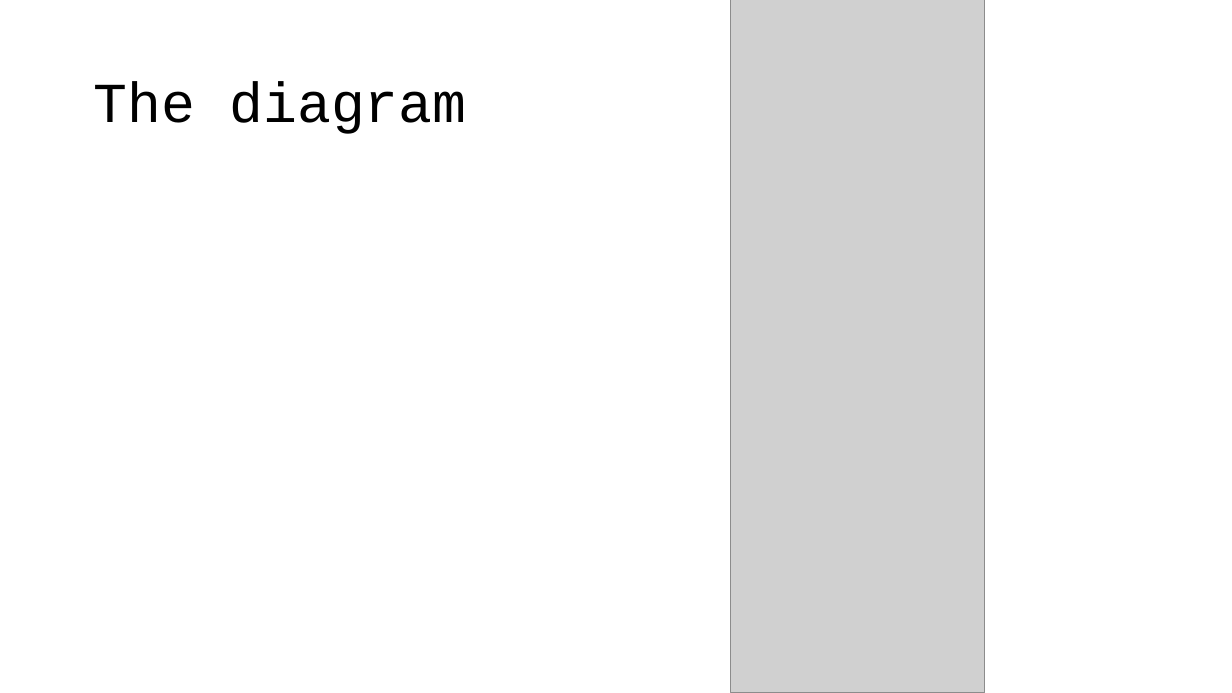
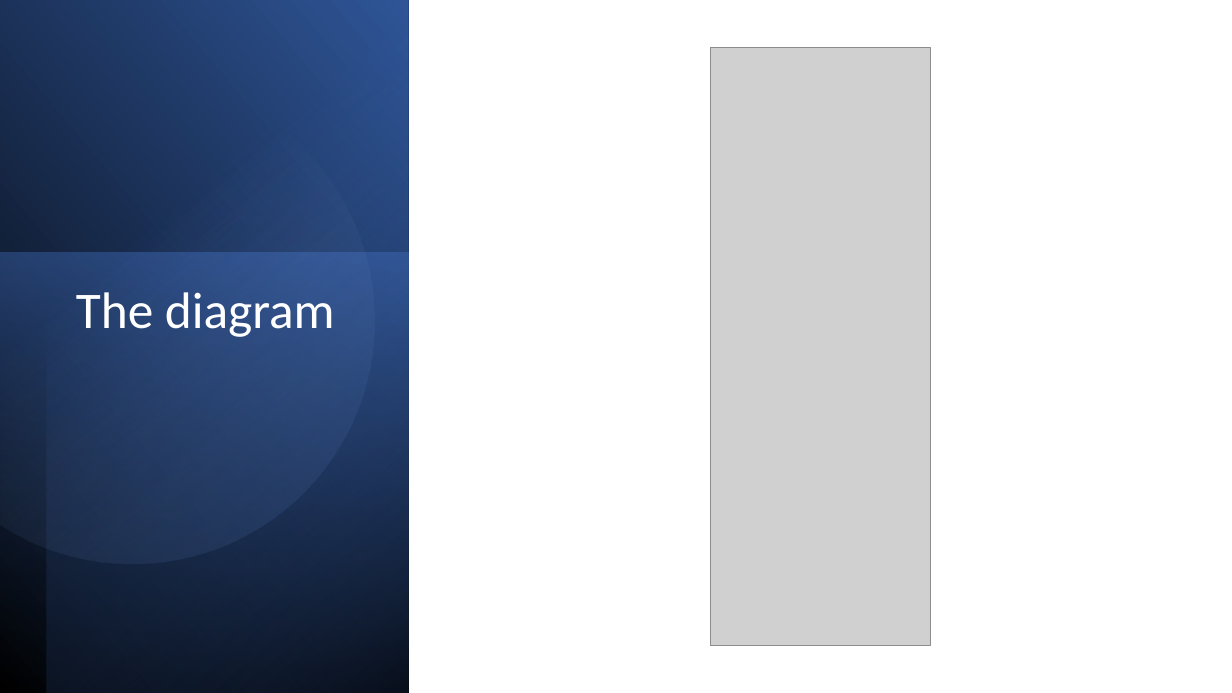
Before and after one commit to rahman-ashik/Demo-Game-Server, a slide deck: slide 4 of Game Server.pptx. Drawn at 1232x693 pixels with LibreOffice and Linux fonts; fonts in the diff are those of the drawing; grey boxes stand for pictures. Boxes give left, top, right and bottom in pixels: in the first picture for what was removed or moved away, otherwise in the second. Text is boxed around its words. In the diff, an @@ line names an element or a change of style, - is before the commit and + after.

```diff
--- a/Game Server.pptx
+++ b/Game Server.pptx
@@ rectangle added at (0, 0, 409, 693), fill gradient #000000 to #2F5597 @@
@@ rectangle added at (46, 0, 409, 693), fill gradient #000000 to #4472C4 @@
@@ freeform shape added at (0, 48, 419, 607), fill gradient #8FAADC to #2F5597 @@
@@ picture: place and size @@
-picture at (731, 0, 985, 693)
+picture at (710, 47, 930, 646)
@@ rectangle added at (0, 253, 409, 693), fill gradient #4472C4 to #203864 @@
@@ title "The diagram": place and size @@
-title "The diagram" at (94, 81, 466, 134)
+title "The diagram" at (76, 292, 335, 337)
@@ title "The diagram" at (76, 292, 335, 337): size 44 to 40 pt, font Courier New to Calibri, text colour #000000 to #FFFFFF; vertical alignment middle to top @@
```
Also in this commit, not shown: 5 other slides changed, 2 slides added, 1 slide removed, 3 other files.
